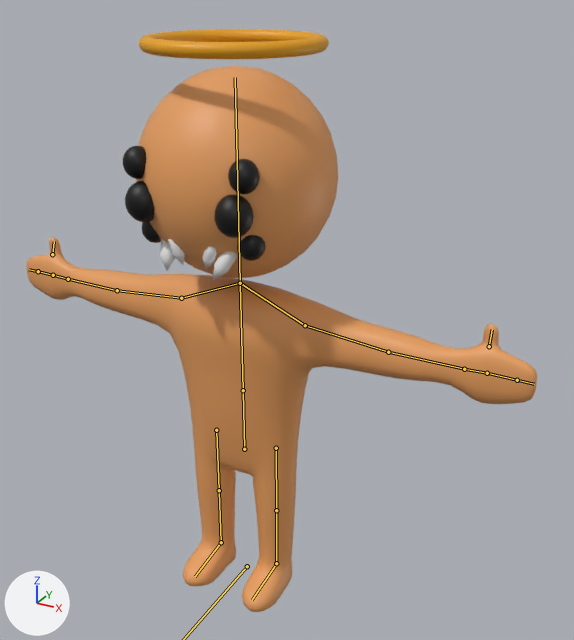
Before and after pictures for a commit that changed the Blender file Content/Models/Humanoid.blend.
The view is the same before and after, from a camera (50 mm lens) standing at (1.77, -2.79, 2.86) and looking at (0.14, 0.17, 1.38). Lighting does not change. The marker at lower left points along +X, +Y and +Z. The bones that bend it are drawn over the model as lines.

Objects in the first picture: 'Body', 'Eyes', 'Halo', 'Head', 'Teeth'.
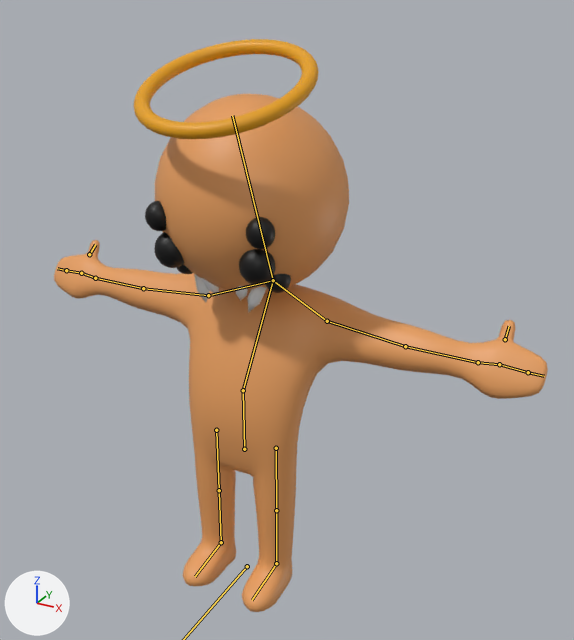
The newer file adds an action. The first version stands in its rest pose; the second is drawn at frame 5 of the action 'Hit'.

Changed parts and their boxes [x1, y1, x2, y2] in the pictures (574 x 640 px):
'Body', posed
    before: [26, 237, 537, 612]
    after: [54, 240, 548, 612]
'Head', posed
    before: [136, 66, 338, 278]
    after: [155, 94, 349, 294]
'Halo', posed (226% taller)
    before: [139, 29, 329, 59]
    after: [134, 39, 318, 139]
'Eyes', posed (20% shorter)
    before: [123, 146, 266, 261]
    after: [145, 201, 291, 293]
bone 'UpperSpine', root to tip
    before: (243, 390) to (240, 283)
    after: (243, 390) to (273, 280)
bone 'Head', root to tip
    before: (240, 283) to (235, 77)
    after: (273, 280) to (232, 115)

The change in detail:
Bone 'UpperSpine' (bone_upperspine) turns from (0, 0, 0) to (-33, 0, 0) degrees about its own x, y and z.
Bone 'Head' (bone_head) turns from (0, 0, 0) to (54, 0, 0) degrees about its own x, y and z.
